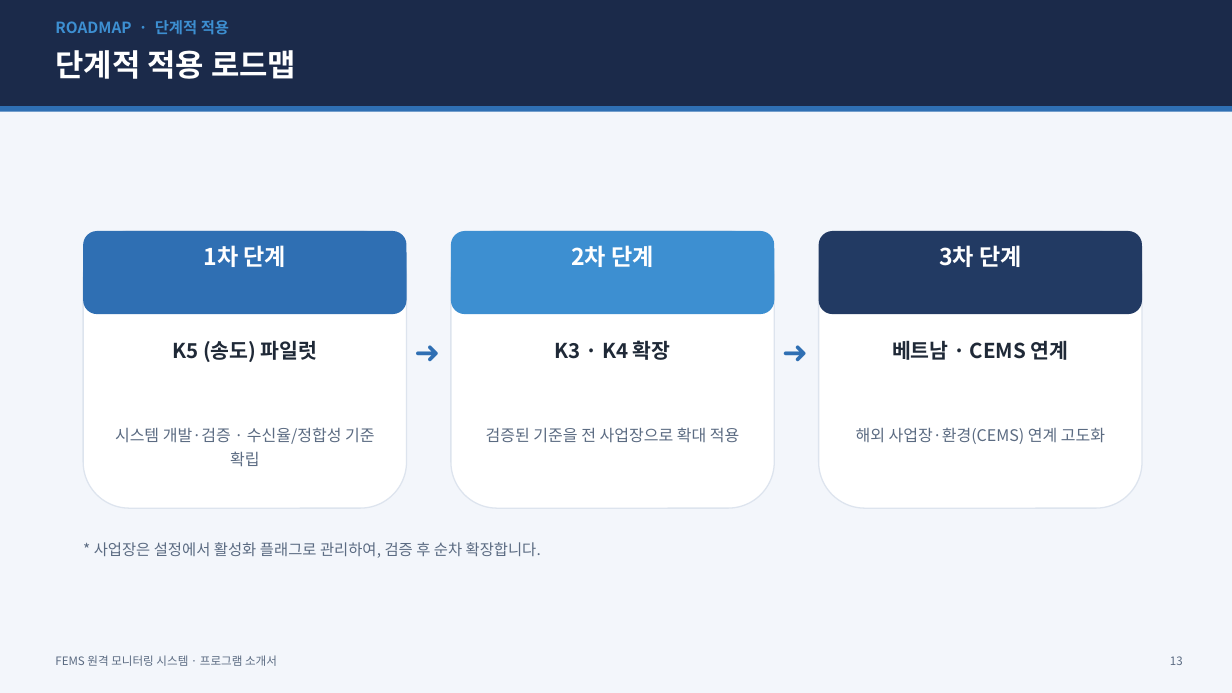
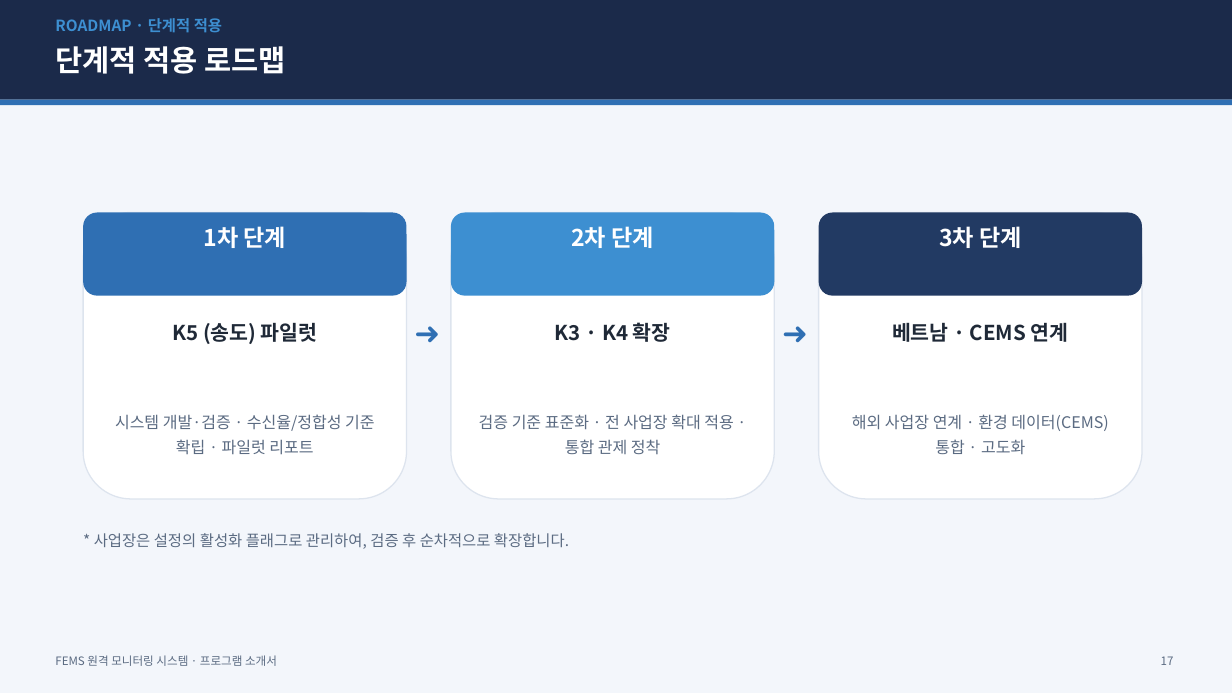
Before and after one commit to changbeomlee0816-png/FEMS, a slide deck: slide 17 of docs/FEMS_소개서.pptx (slide 13 before the commit). Drawn at 1232x693 pixels with LibreOffice and Linux fonts; fonts in the diff are those of the drawing. Boxes give left, top, right and bottom in pixels: in the first picture for what was removed or moved away, otherwise in the second. Text is boxed around its words. In the diff, an @@ line names an element or a change of style, - is before the commit and + after.

```diff
--- a/docs/FEMS_소개서.pptx
+++ b/docs/FEMS_소개서.pptx
@@ rectangle: place and size @@
-rectangle at (0,0,1232,106)
+rectangle at (0,0,1232,100)
@@ text "ROADMAP · 단계적 적용" rewrapped from (55,20,229,35) to (55,18,222,33) @@
@@ text "단계적 적용 로드맵" at (55,46,286,74): size 24 to 23 pt @@
@@ rectangle: place and size @@
-rectangle at (0,106,1232,112)
+rectangle at (0,100,1232,105)
@@ rounded rectangle: place and size @@
-rounded rectangle at (83,231,407,508)
+rounded rectangle at (83,213,407,499)
@@ rounded rectangle: place and size @@
-rounded rectangle at (451,231,775,508)
+rounded rectangle at (451,213,775,499)
@@ 5 texts, 3 rounded rectangles: place and size @@
-5 texts, 3 rounded rectangles at (83,231,1142,388)
+5 texts, 3 rounded rectangles at (83,213,1142,370)
@@ rounded rectangle: place and size @@
-rounded rectangle at (819,231,1142,508)
+rounded rectangle at (819,213,1142,499)
@@ text "K5 (송도) 파일럿": place and size @@
-text "K5 (송도) 파일럿" at (172,341,318,362)
+text "K5 (송도) 파일럿" at (172,323,318,344)
@@ text "K3 · K4 확장": place and size @@
-text "K3 · K4 확장" at (555,340,671,360)
+text "K3 · K4 확장" at (555,322,671,342)
@@ text "베트남 · CEMS 연계": place and size @@
-text "베트남 · CEMS 연계" at (892,340,1069,360)
+text "베트남 · CEMS 연계" at (892,322,1069,342)
@@ text at (115,414,374,455): text changed @@
-시스템 개발·검증 · 수신율/정합성 기준 확립
+시스템 개발·검증 · 수신율/정합성 기준 확립 · 파일럿 리포트
@@ text at (479,414,733,454): text changed @@
-검증된 기준을 전 사업장으로 확대 적용
+검증 기준 표준화 · 전 사업장 확대 적용 · 통합 관제 정착
@@ text at (852,414,1108,454): text changed @@
-해외 사업장·환경(CEMS) 연계 고도화
+해외 사업장 연계 · 환경 데이터(CEMS) 통합 · 고도화
@@ text at (94,533,569,549): text changed @@
-* 사업장은 설정에서 활성화 플래그로 관리하여, 검증 후 순차 확장합니다.
+* 사업장은 설정의 활성화 플래그로 관리하여, 검증 후 순차적으로 확장합니다.
@@ text at (1161,656,1174,665): text changed @@
-13
+17
```
Also in this commit, not shown: 12 other slides changed, 5 slides added, 1 other file.
